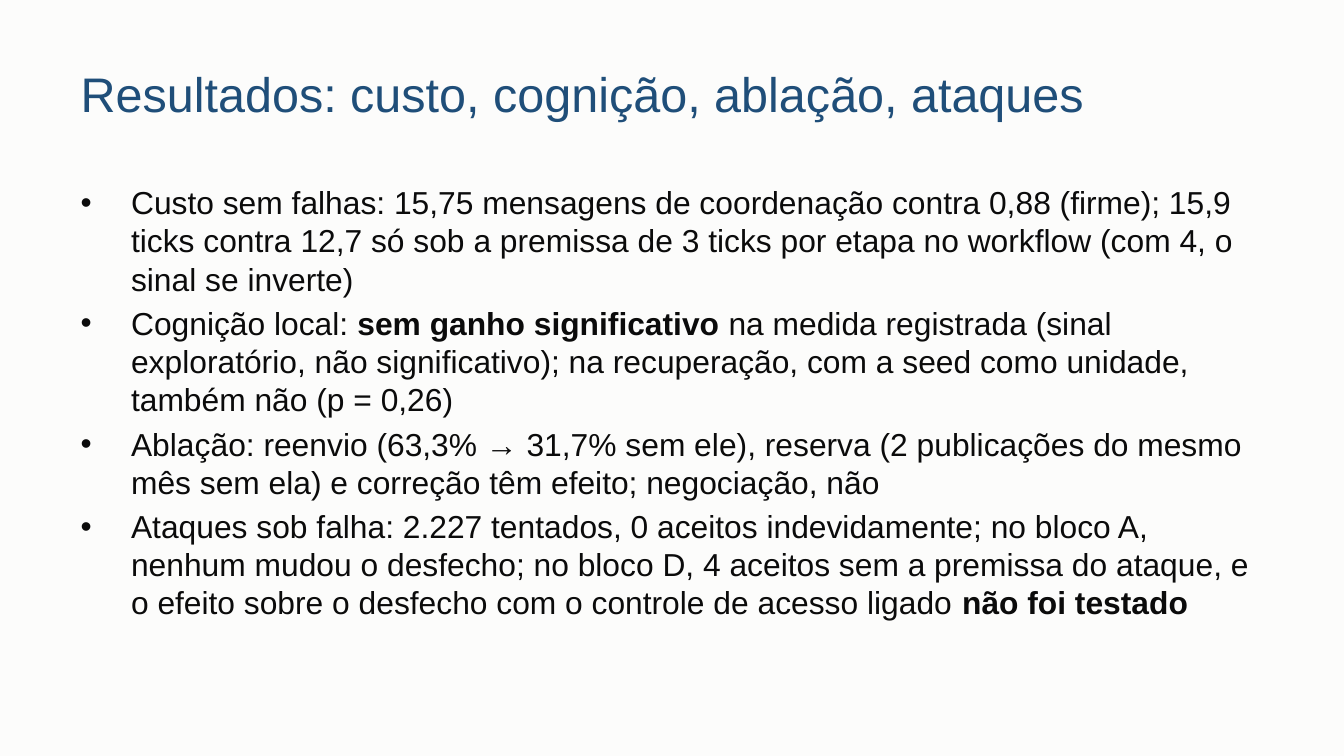
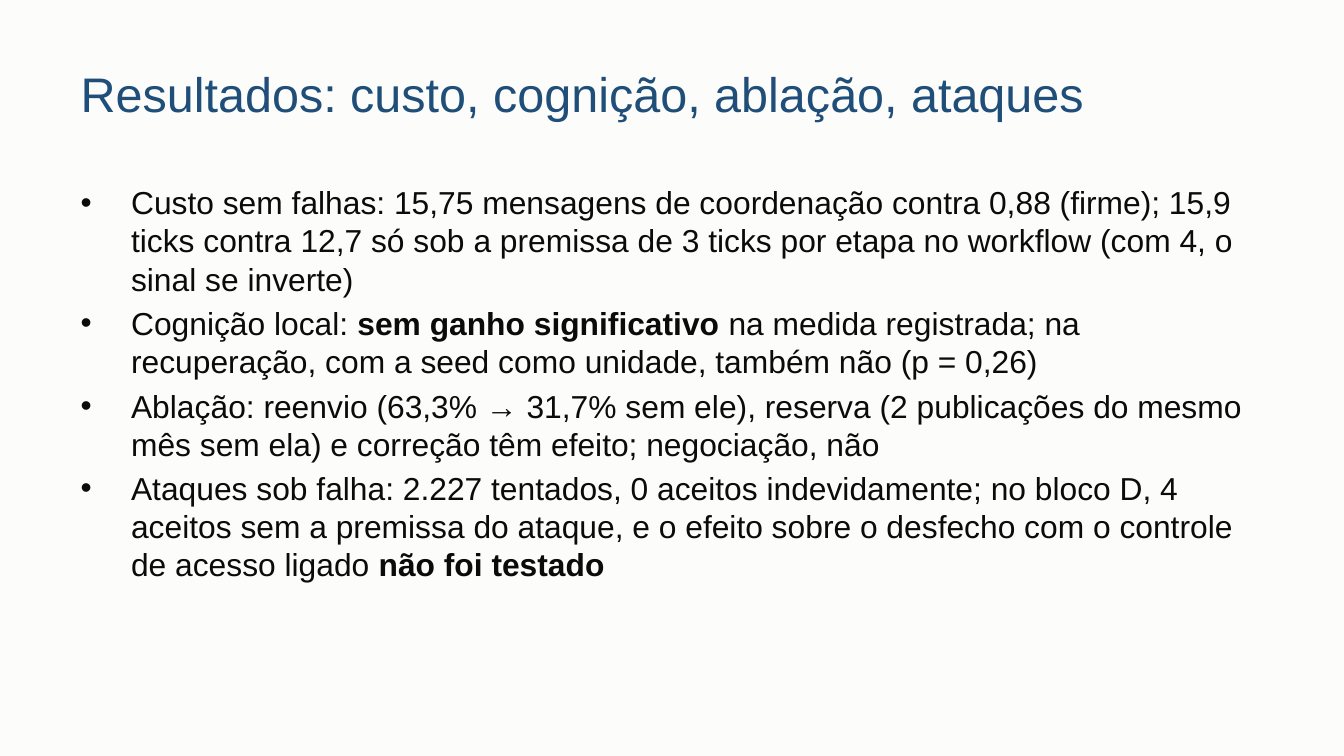
Before and after one commit to danrley-ribeiro/fin-dept-multiagents-project, a slide deck: slide 15 of entregas/dsm4/apresentacao/DSM4-apresentacao.pptx (slide 11 before the commit). Drawn at 1344x756 pixels with LibreOffice and Linux fonts; fonts in the diff are those of the drawing. Boxes give left, top, right and bottom in pixels: in the first picture for what was removed or moved away, otherwise in the second. Text is boxed around its words. In the diff, an @@ line names an element or a change of style, - is before the commit and + after.

```diff
--- a/entregas/dsm4/apresentacao/DSM4-apresentacao.pptx
+++ b/entregas/dsm4/apresentacao/DSM4-apresentacao.pptx
@@ text at <box>131,312,1080,379</box>: text changed @@
-• Cognição local: sem ganho significativo na medida registrada (sinal exploratório, não significativo); na recuperação, com a seed como unidade, também não (p = 0,26)
+• Cognição local: sem ganho significativo na medida registrada; na recuperação, com a seed como unidade, também não (p = 0,26)
@@ text at <box>131,477,1233,582</box>: text changed @@
-• Ataques sob falha: 2.227 tentados, 0 aceitos indevidamente; no bloco A, nenhum mudou o desfecho; no bloco D, 4 aceitos sem a premissa do ataque, e o efeito sobre o desfecho com o controle de acesso ligado não foi testado
+• Ataques sob falha: 2.227 tentados, 0 aceitos indevidamente; no bloco D, 4 aceitos sem a premissa do ataque, e o efeito sobre o desfecho com o controle de acesso ligado não foi testado
```
Also in this commit, not shown: 10 other slides changed, 4 slides added, 1 slide removed, 2 other files.
